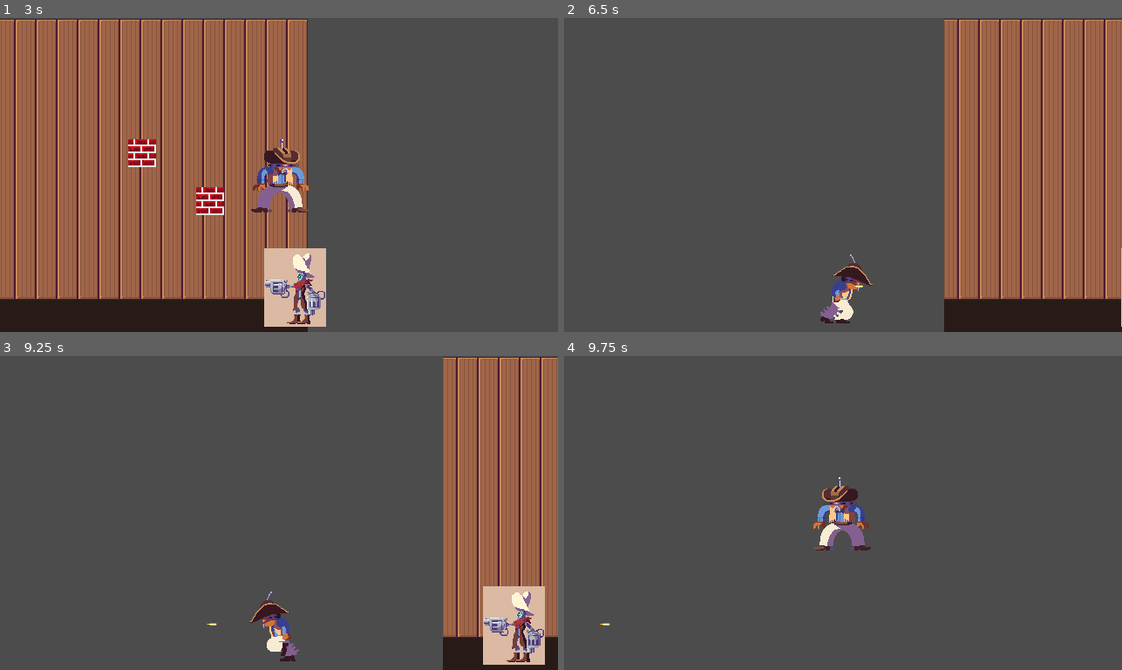
Above: before the commit, frames 1-4 (two rows, left to right).
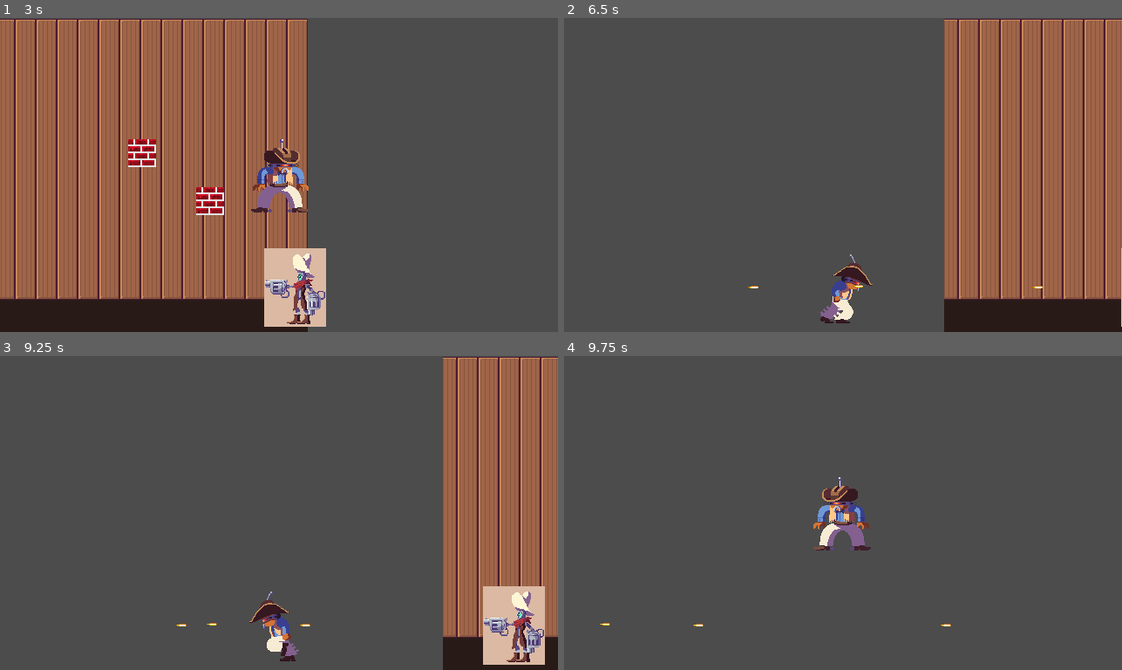
Above: after the commit, the same moments.

Repository: ttalexander2/Galactic-Hoedown-Showdown
Game: Godot game, scene res://Main.tscn
Same seed, same stepped clock (60 frames per second), same inputs: the game is played once before the commit and once after it.
Inputs:
- Up to frame 1 (3 s): hold Right (ui_right) 0.53-1.28 s; hold Down (ui_down) 1.28-2.03 s; tap Enter at 2 s; hold Right (ui_right) 2.03-2.78 s; hold Space (ui_up) from 2.78 s (still down)
- Up to frame 2 (6.5 s): release Space (ui_up) at 3.53 s; hold Left (ui_left) 3.53-5.03 s; hold Down (ui_down) 5.03-5.78 s; tap Space (ui_up) at 5.75 s; hold Right (ui_right) from 5.78 s (still down)
- Up to frame 3 (9.25 s): release Right (ui_right) at 6.53 s; hold Space (ui_up) 6.53-7.28 s; hold Right (ui_right) 7.28-8.03 s; hold Down (ui_down) 8.03-8.78 s; tap Enter at 8.75 s; hold Left (ui_left) from 8.78 s (still down)
- Up to frame 4 (9.75 s): release Left (ui_left) at 9.53 s; hold Space (ui_up) from 9.53 s (still down)

Frame 1 is identical in both runs. In frame 2, less than 0.1% of the frame differs, in the area x 32-86%, y 85-87%; in frame 3, less than 0.1%, in the area x 31-56%, y 85-87%; in frame 4, less than 0.1%.

Commit message:
Enemy now shoots bullet towards player.

Diff:
--- a/BigGunEnemy.gd
+++ b/BigGunEnemy.gd
@@ -9,6 +9,8 @@
 
 var velocity = Vector2.ZERO
 var direction = -1
+
+export (PackedScene) var bullet
 
 # Declare member variables here. Examples:
 # var a = 2
@@ -28,8 +30,15 @@
 	shooting = true
 	shootingTime.start()
 
+func shoot():
+	direction = (player.position - position).normalized().x
+	var shot = bullet.instance()
+	shot.set_direction(direction)
+	get_node("/root/Main").add_child(shot)
+	shot.global_position = self.global_position
+
 func move():
-	print("shooty shoot")
+	shoot()
 	shooting = false
 	betweenShots.start()
 
@@ -44,7 +53,7 @@
 
 	if !shooting:
 		velocity = velocity.move_toward(playerDirection * MAX_SPEED * delta * SPEED, ACCELERATION * delta)
-
+		direction = velocity.x
 
 	else:
 		velocity = Vector2.ZERO
--- a/BigGunEnemy.tscn
+++ b/BigGunEnemy.tscn
@@ -1,7 +1,8 @@
-[gd_scene load_steps=4 format=2]
+[gd_scene load_steps=5 format=2]
 
 [ext_resource path="res://assets/Enemy.png" type="Texture" id=1]
 [ext_resource path="res://BigGunEnemy.gd" type="Script" id=2]
+[ext_resource path="res://Bullet.tscn" type="PackedScene" id=3]
 
 [sub_resource type="CapsuleShape2D" id=1]
 radius = 99.5492
@@ -13,6 +14,7 @@
 __meta__ = {
 "_edit_group_": true
 }
+bullet = ExtResource( 3 )
 
 [node name="Sprite" type="Sprite" parent="."]
 texture = ExtResource( 1 )
--- a/Player.tscn
+++ b/Player.tscn
@@ -92,8 +92,7 @@
 } ]
 }
 
-[sub_resource type="Animation" id=3]
-resource_name = "Idle_Fire"
+[sub_resource type="Animation" id=4]
 length = 0.1
 step = 0.05
 tracks/0/type = "value"
@@ -385,11 +384,10 @@
 }
 
 [node name="Sprite" type="Sprite" parent="."]
-position = Vector2( 10, 0 )
 texture = ExtResource( 2 )
 vframes = 6
 hframes = 7
-frame = 21
+frame = 7
 
 [node name="CollisionShape2D" type="CollisionShape2D" parent="."]
 position = Vector2( 0.093, 7.5 )
@@ -397,21 +395,21 @@
 
 [node name="AnimationPlayer" type="AnimationPlayer" parent="."]
 anims/Fall = SubResource( 2 )
-anims/Idle = SubResource( 5 )
-anims/Idle_Fire = SubResource( 3 )
-anims/Jump = SubResource( 6 )
-anims/Jump_Fire = SubResource( 7 )
-anims/Run = SubResource( 11 )
-anims/Run_Fire = SubResource( 9 )
+anims/Idle = SubResource( 3 )
+anims/Idle_Fire = SubResource( 4 )
+anims/Jump = SubResource( 5 )
+anims/Jump_Fire = SubResource( 6 )
+anims/Run = SubResource( 7 )
+anims/Run_Fire = SubResource( 8 )
 
 [node name="AnimationTree" type="AnimationTree" parent="."]
-tree_root = SubResource( 22 )
+tree_root = SubResource( 32 )
 anim_player = NodePath("../AnimationPlayer")
-parameters/playback = SubResource( 23 )
+parameters/playback = SubResource( 33 )
 
 [node name="Position2D" type="Position2D" parent="."]
 position = Vector2( -35.5401, 0.33371 )
 
 [node name="Voice" type="AudioStreamPlayer2D" parent="."]
-stream = SubResource( 24 )
+stream = SubResource( 34 )
 script = ExtResource( 3 )
Not shown: 6 places in Player.tscn that only renumber resources
